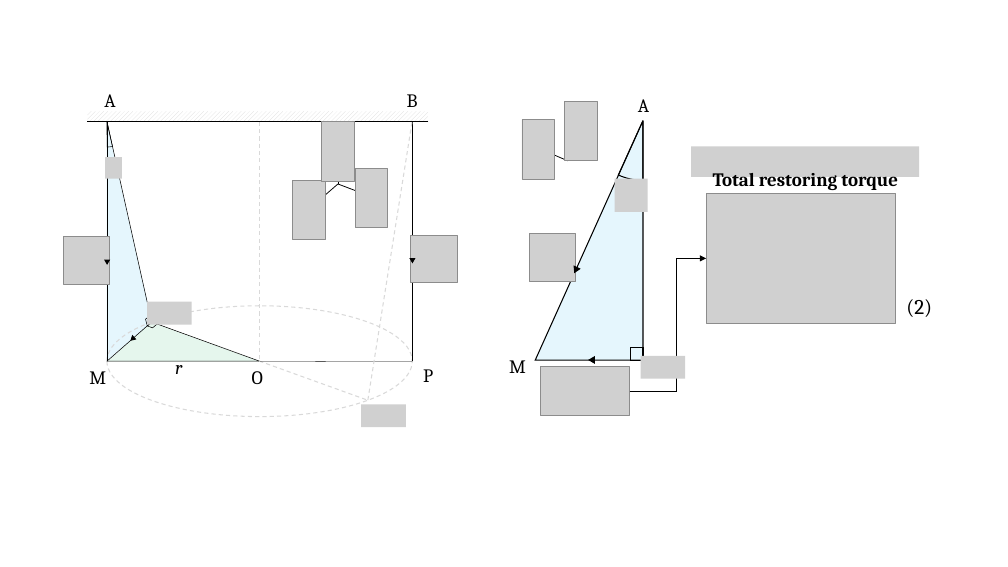
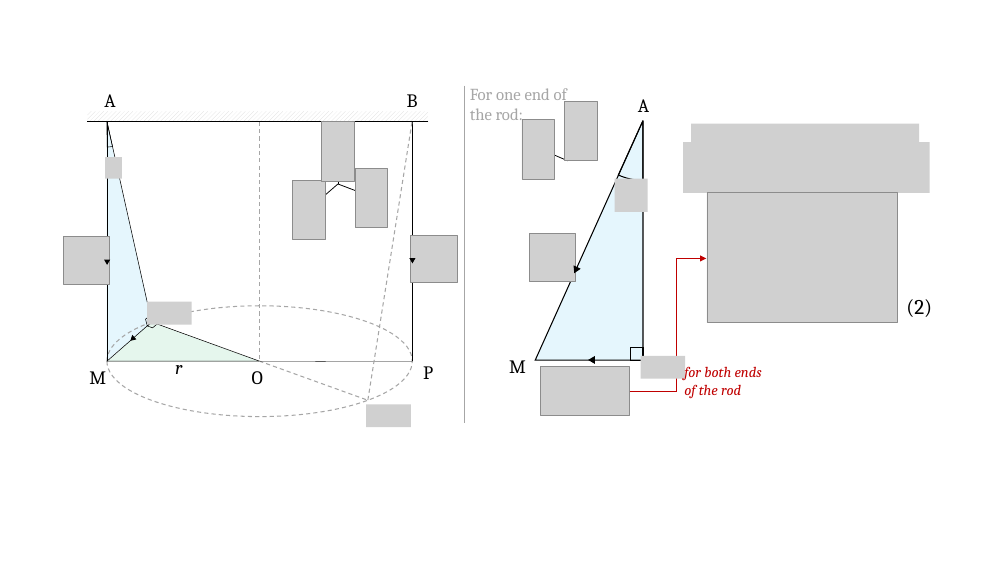
Before and after one commit to abc8747/ibo, a slide deck: slide 1 of symbol.pptx. Drawn at 1008x567 pixels with LibreOffice and Linux fonts; fonts in the diff are those of the drawing; grey boxes stand for pictures. Boxes give left, top, right and bottom in pixels: in the first picture for what was removed or moved away, otherwise in the second. Text is boxed around its words. In the diff, an @@ line names an element or a change of style, - is before the commit and + after.

```diff
--- a/symbol.pptx
+++ b/symbol.pptx
@@ line added from (464, 85) to (464, 423), #A6A6A6 0.5 pt @@
@@ text added at (470,88,567,125), 16 pt, text #A6A6A6 @@
+For one end of the rod:
@@ line (259, 122) - (259, 361): stroke #D9D9D9 1 pt dashed to #A6A6A6 1 pt dashed @@
@@ line (368, 400) - (412, 122): stroke #D9D9D9 1 pt dashed to #A6A6A6 1 pt dashed @@
@@ picture added at (684,142,930,193) @@
@@ picture: place and size @@
-picture at (691,147,919,177)
+picture at (691,124,919,154)
@@ text removed at (713,173,898,192) @@
-Total restoring torque
@@ elbow arrow (630, 391) - (706, 259): stroke #000000 0.5 pt to #C00000 0.5 pt; route changed @@
@@ ellipse at (107,306,412,417): outline #D9D9D9 1 pt dashed to #A6A6A6 1 pt dashed @@
@@ line (259, 361) - (368, 400): stroke #D9D9D9 1 pt dashed to #A6A6A6 1 pt dashed @@
@@ text added at (684,363,762,399), 14 pt, text #C00000, italic @@
+for both ends of the rod
@@ picture: place and size @@
-picture at (361,405,406,427)
+picture at (366,405,411,427)
```
Also in this commit, not shown: 6 other slides changed, 1 slide added, 3 other files.
